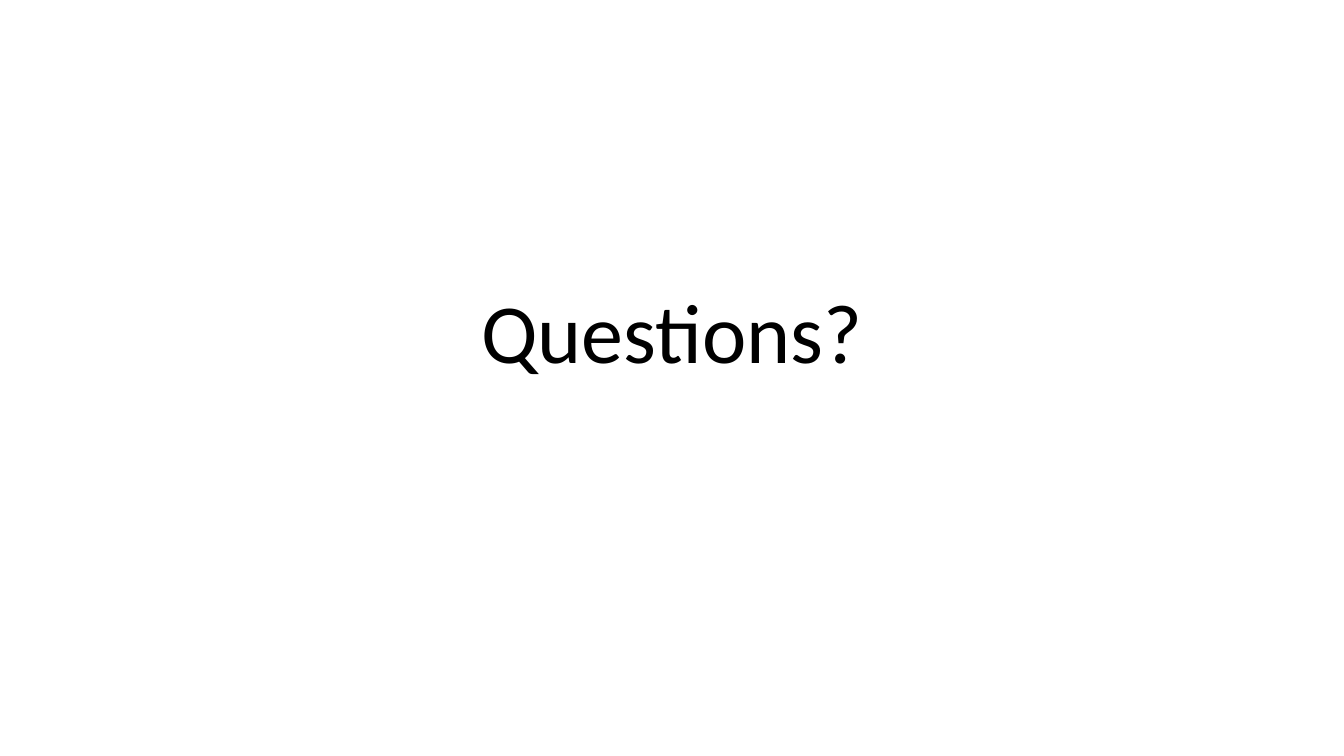
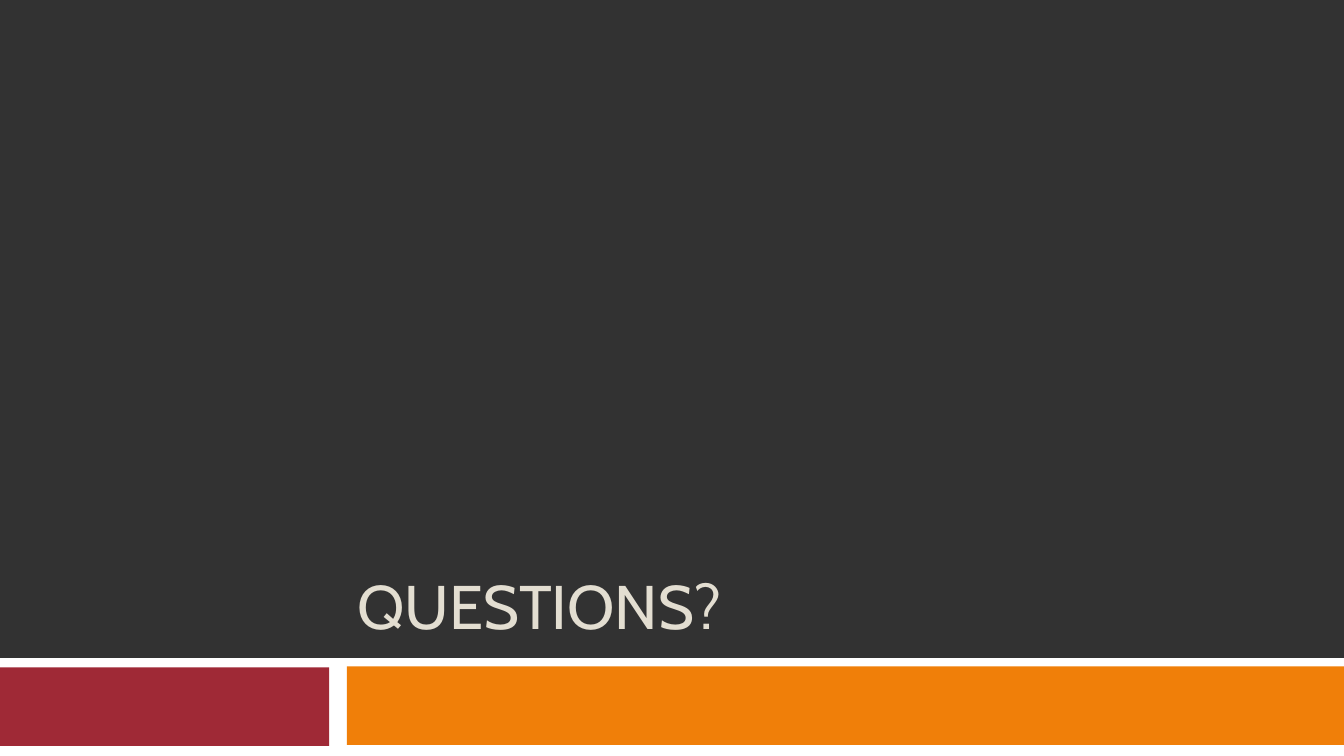
Before and after one commit to rferrance/DataBridge, a slide deck: slide 10 of DataBridgePresentation.pptx. Drawn at 1344x756 pixels with LibreOffice and Linux fonts; fonts in the diff are those of the drawing. Boxes give left, top, right and bottom in pixels: in the first picture for what was removed or moved away, otherwise in the second. Text is boxed around its words. In the diff, an @@ line names an element or a change of style, - is before the commit and + after.

```diff
--- a/DataBridgePresentation.pptx
+++ b/DataBridgePresentation.pptx
@@ background #FFFFFF to #323232 @@
@@ title at (x1=357, y1=583, x2=721, y2=630): text changed; size 60 to 44 pt; font Calibri to Cabin; text colour #000000 to #E3DED1 @@
-Questions?
+QUESTIONS?
@@ rectangle added at (x1=0, y1=658, x2=1344, y2=756), fill #FFFFFF @@
@@ rectangle added at (x1=0, y1=667, x2=330, y2=746), fill #9F2936 @@
@@ rectangle added at (x1=347, y1=666, x2=1344, y2=745), fill #F07F09 @@
```
Also in this commit, not shown: 9 other slides changed.
